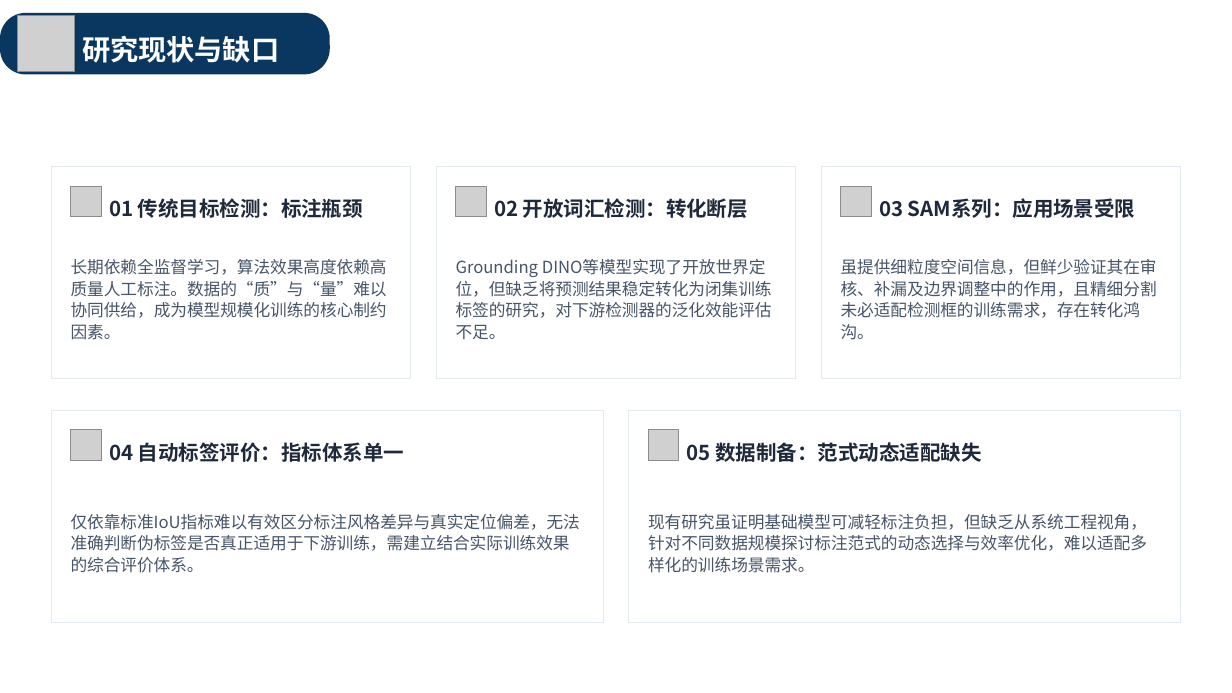
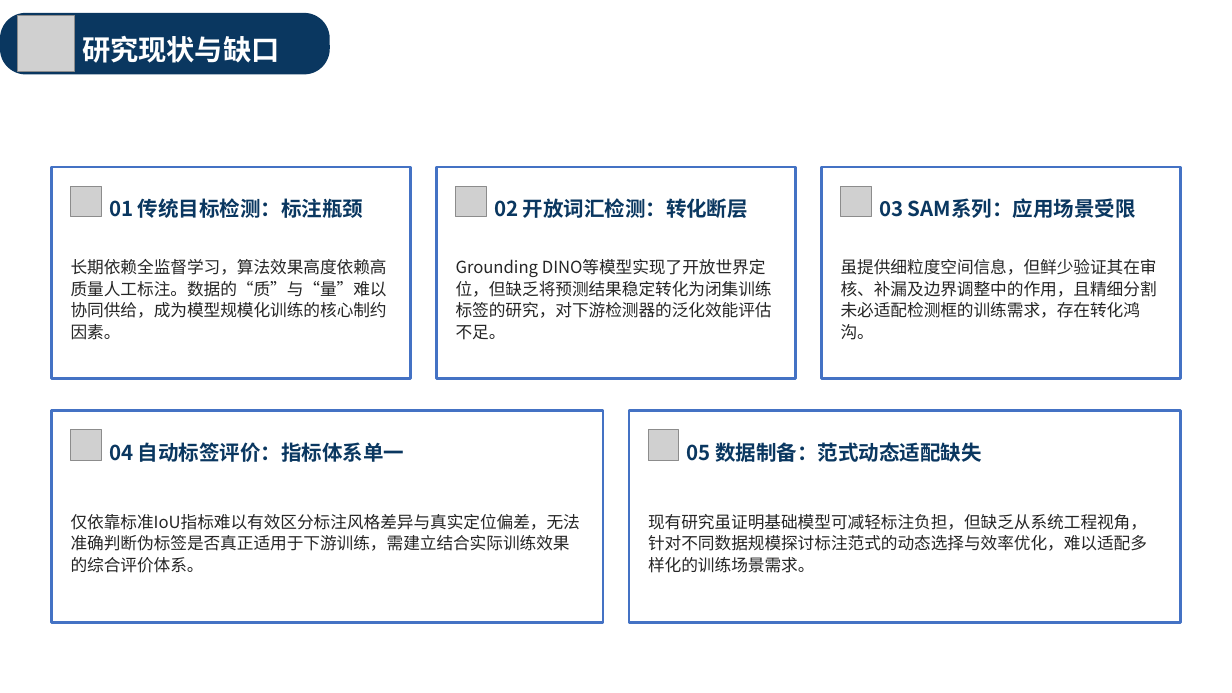
Before and after one commit to xiuli0923/paper, a slide deck: slide 13 of draft_v2.pptx. Drawn at 1232x693 pixels with LibreOffice and Linux fonts; fonts in the diff are those of the drawing; grey boxes stand for pictures; background and template pictures are left out. Boxes give left, top, right and bottom in pixels: in the first picture for what was removed or moved away, otherwise in the second. Text is boxed around its words. In the diff, an @@ line names an element or a change of style, - is before the commit and + after.

```diff
--- a/draft_v2.pptx
+++ b/draft_v2.pptx
@@ outline #E2E8F0 1 pt to #4472C4 2 pt in 5 elements at <box>52,167,411,379</box>, <box>436,167,796,379</box>, <box>822,167,1181,379</box>, <box>52,410,604,622</box>, <box>629,410,1181,622</box> @@
@@ text colour #1E293B to #0A3760 in 5 elements at <box>109,198,363,218</box>, <box>494,198,748,218</box>, <box>879,198,1136,218</box>, <box>109,442,404,462</box>, <box>687,442,981,462</box> @@
@@ text colour #475569 to #262626 in 5 elements at <box>71,259,387,340</box>, <box>456,259,772,340</box>, <box>841,259,1157,340</box>, <box>71,514,580,573</box>, <box>648,514,1147,573</box> @@
```
Also in this commit, not shown: 19 other slides changed, 1 slide added, 1 other file.
